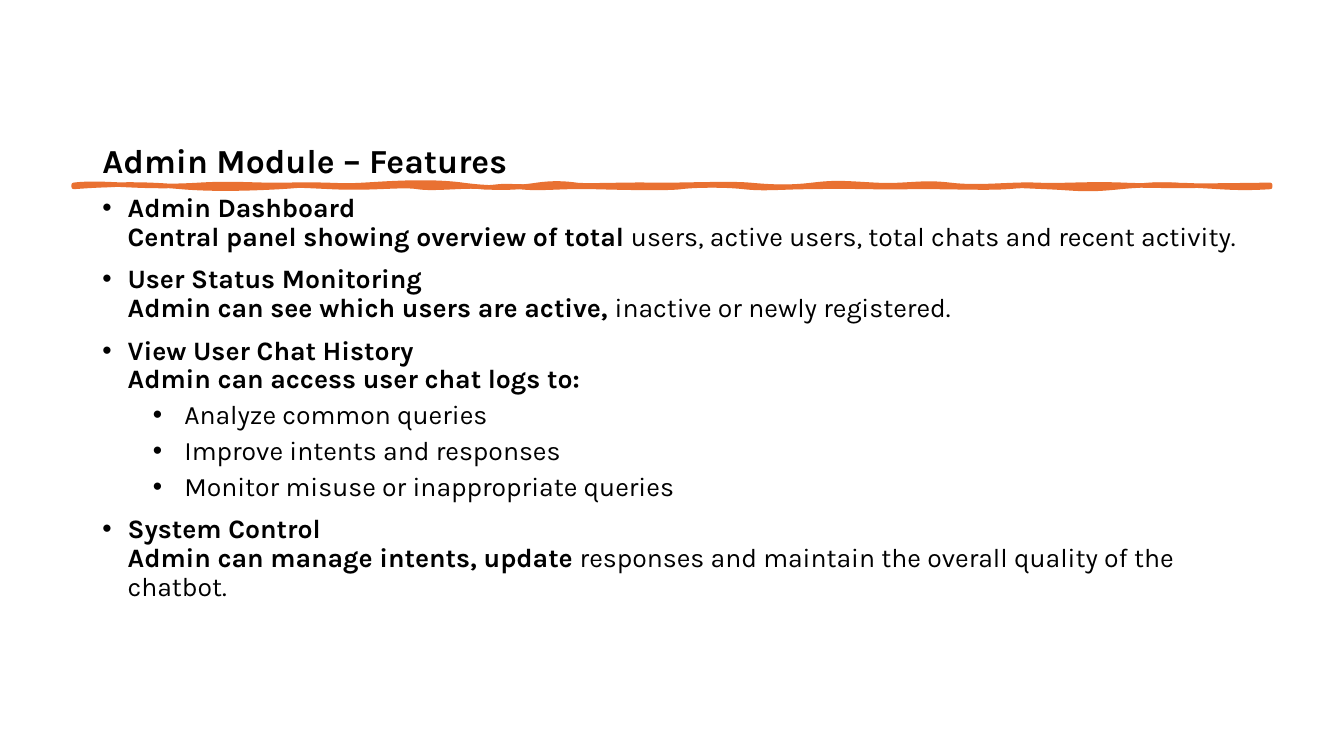
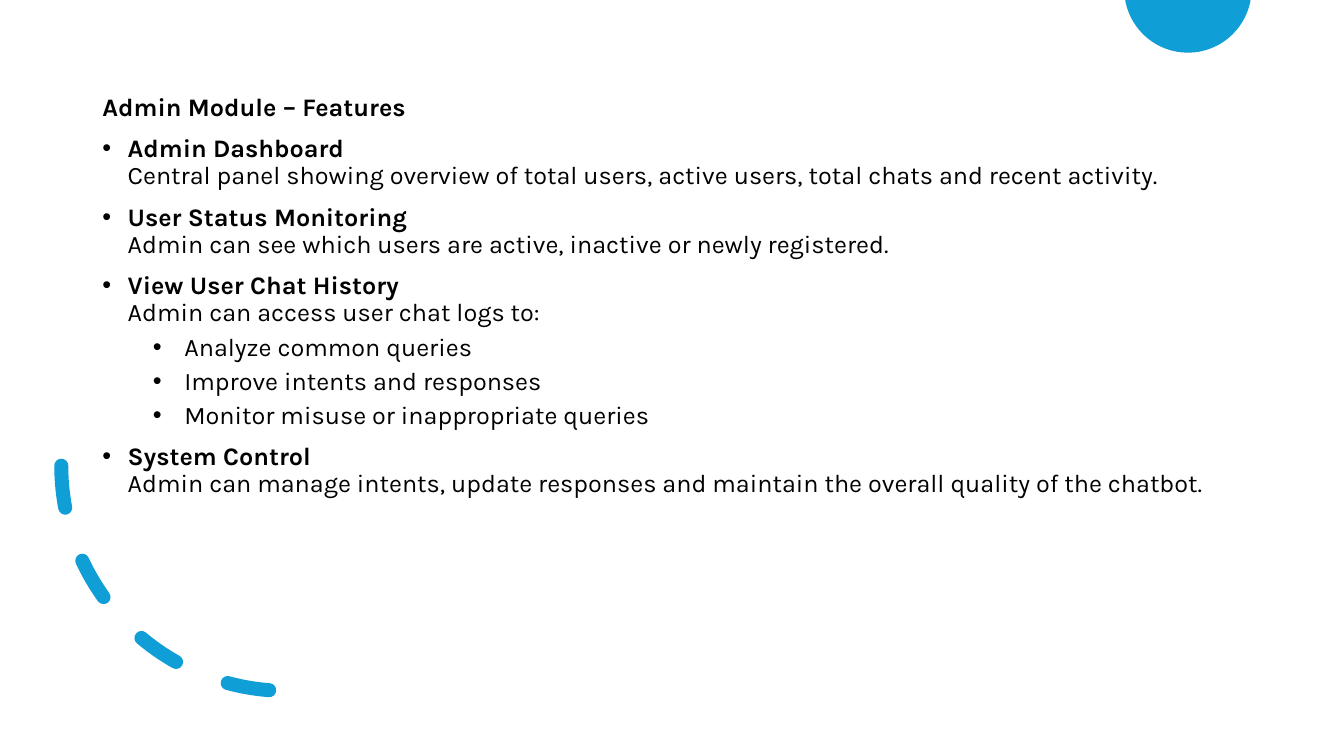
Before and after one commit to SonaniAkshit/university-chatbot-web, a slide deck: slide 6 of University_Chatbot Documentations/Gujarat Vidyapith Chatbot with Design.pptx. Drawn at 1344x756 pixels with LibreOffice and Linux fonts; fonts in the diff are those of the drawing. Boxes give left, top, right and bottom in pixels: in the first picture for what was removed or moved away, otherwise in the second. Text is boxed around its words. In the diff, an @@ line names an element or a change of style, - is before the commit and + after.

Commit message:
Update and clean up Gujarat Vidyapith Chatbot docs
Renamed the merged PDF to 'Final', updated multiple documentation files, and removed outdated presentation and 'Thank You' documents to streamline the documentation set.

```diff
--- a/University_Chatbot Documentations/Gujarat Vidyapith Chatbot with Design.pptx
+++ b/University_Chatbot Documentations/Gujarat Vidyapith Chatbot with Design.pptx
@@ freeform shape added at (x1=1125, y1=0, x2=1250, y2=52), fill #0F9ED5 @@
@@ text "Admin Module – Features" moved from (x1=102, y1=149, x2=1235, y2=597) to (x1=102, y1=98, x2=1202, y2=499) @@
@@ text "Admin Module – Features" at (x1=102, y1=98, x2=1202, y2=499): size 24 to 18 pt in "Admin Module – Features"; size 19 to 18 pt; bold off in "Central panel showing overview of total", "Admin can see which users are active,", "Admin can access user chat logs to:", "Admin can manage intents, update" @@
@@ freeform shape removed at (x1=74, y1=185, x2=1270, y2=187) @@
@@ arc (boxed as its full ellipse) added at (x1=62, y1=241, x2=512, y2=692), outline #0F9ED5 10 pt dashed @@
```
Also in this commit, not shown: 16 other slides changed, 22 slides added, 11 slides removed, 7 other files.
